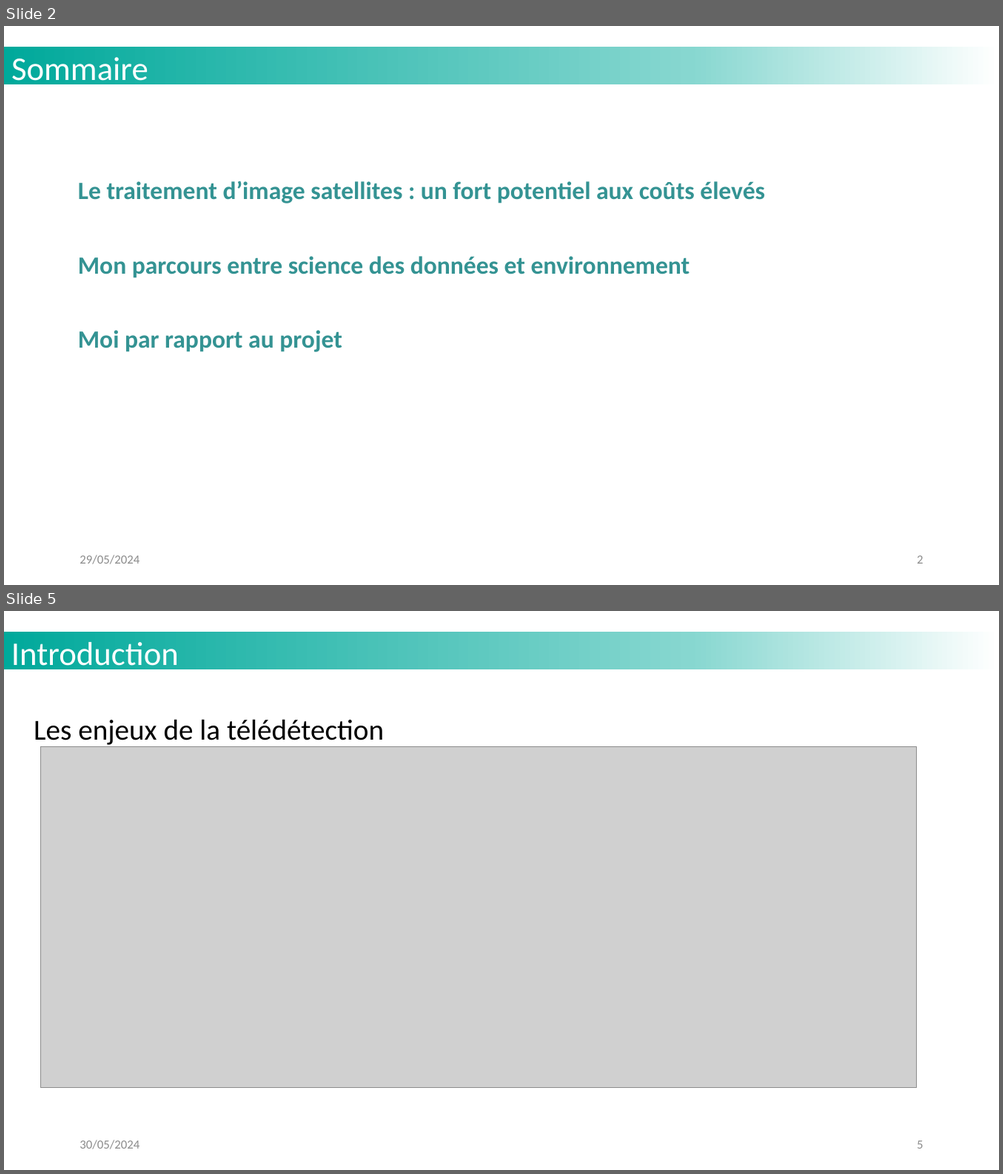
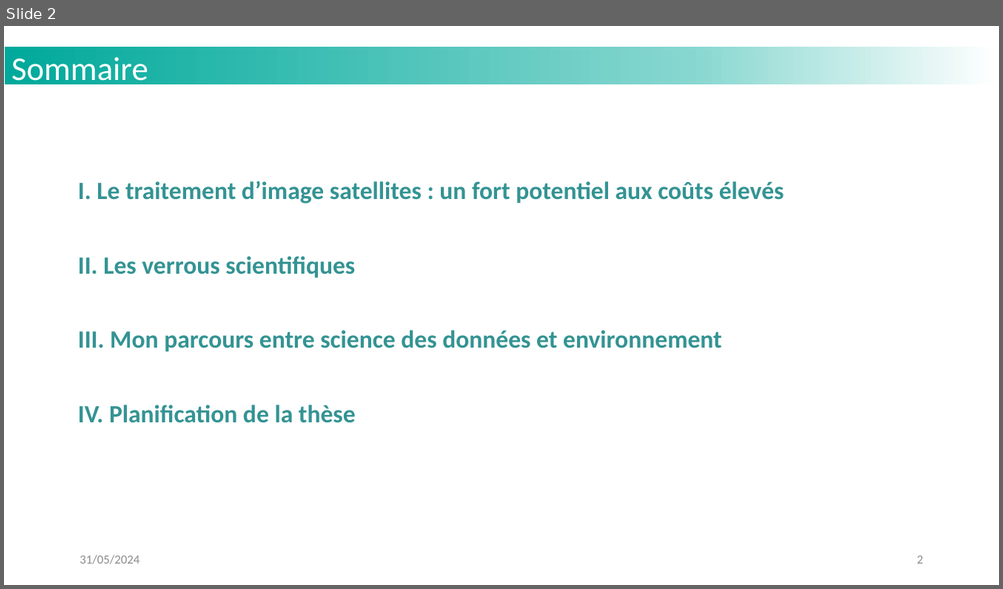
Before and after one commit to MattVerlynde/cahier-labo-stage, a slide deck: static/files_presentation/slides_presentation_these_LISTIC_MVerlynde_2024.pptx. Shown one above the other, each under a label of ours: slides 2 and 5 before the commit, slide 2 after it; the slides between them are not shown. The pictures are 1003x1174 and 1003x589 pixels, drawn with LibreOffice and Linux fonts; fonts in the diff are those of the drawing; grey boxes stand for pictures; background and template pictures are left out. Boxes give left, top, right and bottom in pixels: in the first picture for what was removed or moved away, otherwise in the second. Text is boxed around its words. In the diff, an @@ line names an element or a change of style, - is before the commit and + after.

```diff
--- a/static/files_presentation/slides_presentation_these_LISTIC_MVerlynde_2024.pptx
+++ b/static/files_presentation/slides_presentation_these_LISTIC_MVerlynde_2024.pptx
@@ slide 5 removed at bbox=[4, 611, 999, 1170], background #FFFFFF; not listed: 1 template element that a slide beside it also shows @@
@@ text removed at bbox=[11, 642, 179, 674] @@
-Introduction
@@ text removed at bbox=[34, 719, 384, 747] @@
-Les enjeux de la télédétection
@@ picture removed at bbox=[40, 747, 916, 1088] @@
@@ text removed at bbox=[79, 1140, 139, 1150] @@
-30/05/2024
@@ page number removed at bbox=[916, 1141, 922, 1149] @@
-5
@@ slide 2 changed as well @@
@@ text at bbox=[78, 181, 784, 423]: text changed @@
-Le traitement d’image satellites : un fort potentiel aux coûts élevés
-Mon parcours entre science des données et environnement
-Moi par rapport au projet
+I. Le traitement d’image satellites : un fort potentiel aux coûts élevés
+II. Les verrous scientifiques
+III. Mon parcours entre science des données et environnement
+IV. Planification de la thèse
@@ text at bbox=[79, 555, 139, 565]: text changed @@
-29/05/2024
+31/05/2024
```
Also in this commit, not shown: 6 other slides changed, 6 slides added, 1 other slide removed, 3 other files.
